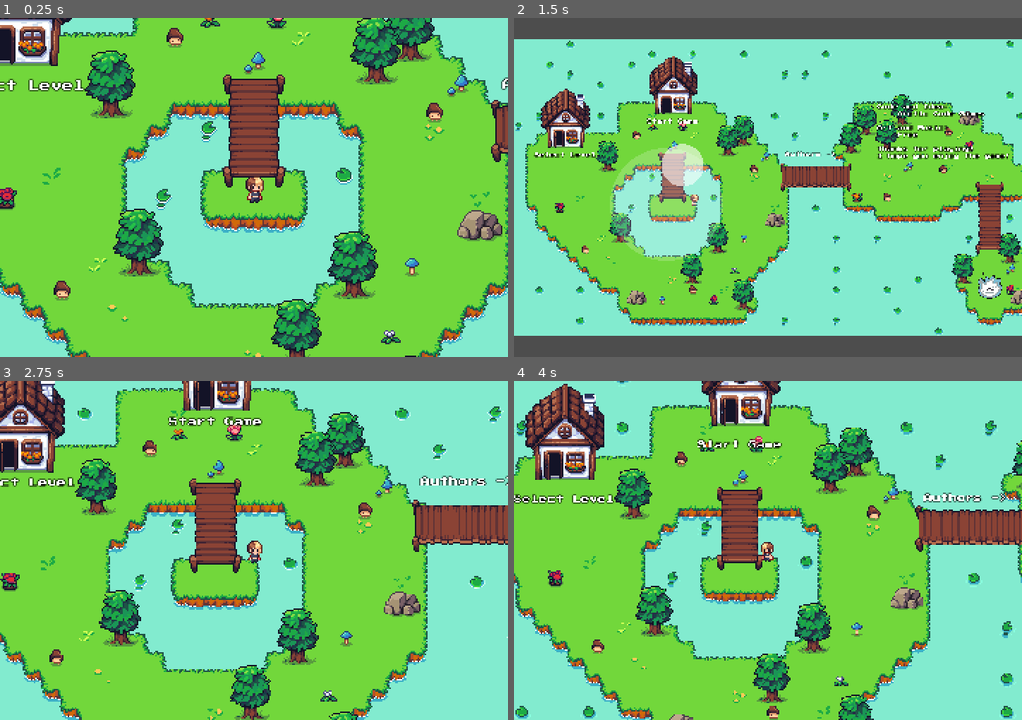
Above: before the commit, frames 1-4 (two rows, left to right).
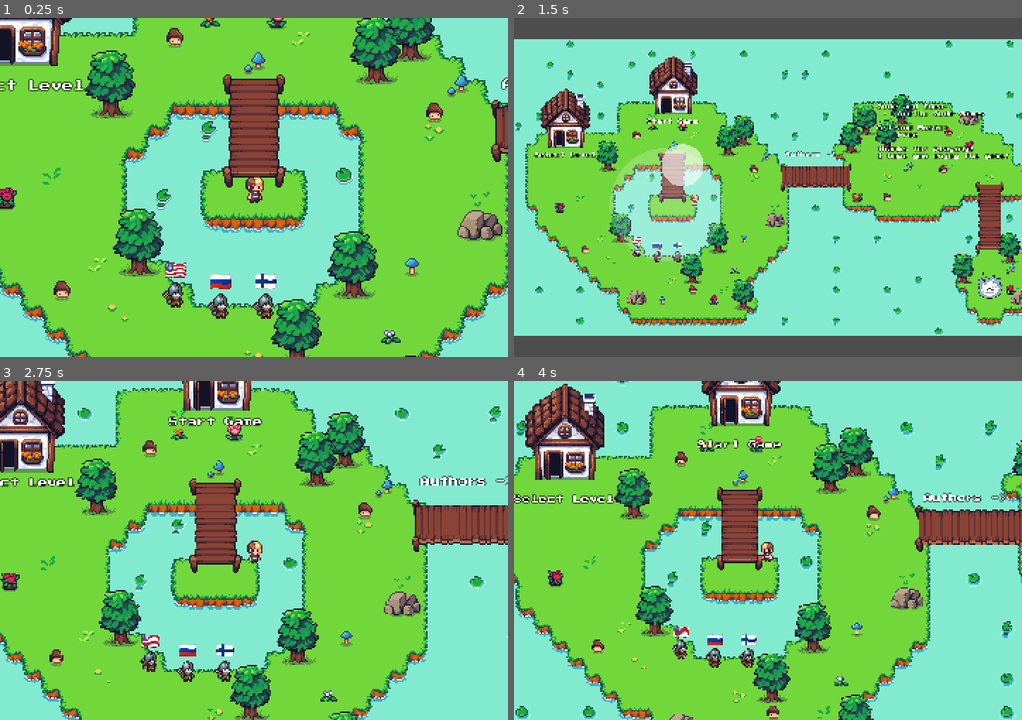
Above: after the commit, the same moments.

Repository: dmitrii-eremin/watch-your-step
Game: Godot game, scene res://scenes/levels/menu_level.tscn
Same seed, same stepped clock (60 frames per second), same inputs: the game is played once before the commit and once after it. Sound files missing from this copy of the repository are replaced by a short silence.
Inputs (mouse positions are in pixels of both pictures, inside the frame that each line leads up to):
- Up to frame 1 (0.25 s): no input
- Up to frame 2 (1.5 s): tap Enter (ui_accept) at 0.5, 0.77 s; move the mouse to (879, 170) at 0.52 s; hold Right (go_right) 0.53-1.25 s; hold F7 (look_at_whole_world) 0.53-1.25 s; click (879, 170) at 0.67 s; drag from (666, 204) to (722, 65) at 1.27 s
- Up to frame 3 (2.75 s): move the mouse to (304, 475) at 2.02 s; hold Right (go_right) from 2.03 s (still down); hold F7 (look_at_whole_world) from 2.03 s (still down)
- Up to frame 4 (4 s): release Right (go_right) at 2.75 s; release F7 (look_at_whole_world) at 2.75 s; drag from (742, 618) to (534, 465) at 2.77 s; move the mouse to (920, 601) at 3.52 s; hold Left (go_left) from 3.53 s (still down); hold F7 (look_at_whole_world) from 3.53 s (still down); tap Enter (ui_accept) at 3.77 s

The runs differ from the first frame. In frame 1, 1.2% of the frame differs, in the area x 31-55%, y 72-89%; in frame 2, 0.2%; in frame 3, 0.8%; in frame 4, 0.6%.

Commit message:
change language

Diff:
--- a/lang.csv
+++ b/lang.csv
@@ -15,3 +15,4 @@
 LEVEL_COMPLETED_WIN_ACTIONS,"Press to continue...","Нажми для продолжения...","Paina jatkaaksesi..."
 LEVEL_COMPLETED_LOST_TITLE,"You lost. Maybe next time...","Ты проиграл. Может быть, в следующий раз...","Hävisit. Ehkä seuraavalla kerralla..."
 LEVEL_COMPLETED_LOST_ACTIONS,"Press to restart...","Нажми, чтобы начать заново...","Paina aloittaaksesi uudelleen..."
+LANGUAGE_CHANGED_MESSAGE,"Language changed","Язык поменян","Kieli vaihdettu"
--- /dev/null
+++ b/scenes/language_npc.gd
@@ -0,0 +1,35 @@
+extends CharacterBody2D
+class_name LanguageNpc
+
+enum Language {
+	English,
+	Russian,
+	Finnish
+}
+
+signal language_change(lang: Language)
+
+const _flags: Dictionary = {
+	Language.English: "🇺🇸",
+	Language.Russian: "🇷🇺",
+	Language.Finnish: "🇫🇮",
+}
+
+@export var language: Language = Language.English
+
+@onready var _label := $Label
+@onready var _lang_changed := $LanguageChangedLabel
+@onready var _lang_changed_timer := $Timer
+
+func _ready() -> void:
+	_label.text = _flags[language]
+
+func _on_hit_area_body_entered(body: Node2D) -> void:
+	if not body.is_in_group(&"player"):
+		return
+	language_change.emit(language)
+	_lang_changed.show()
+	_lang_changed_timer.start()
+
+func _on_timer_timeout() -> void:
+	_lang_changed.hide()
--- /dev/null
+++ b/scenes/language_npc.tscn
@@ -0,0 +1,112 @@
+[gd_scene load_steps=14 format=3 uid="uid://ctbkmmh82e20r"]
+
+[ext_resource type="Script" uid="uid://fwqhpfmvd6om" path="res://scenes/language_npc.gd" id="1_40vkl"]
+[ext_resource type="Texture2D" uid="uid://cgiiptkua7tam" path="res://assets/sprites/characters/soldier.png" id="1_iejvt"]
+[ext_resource type="LabelSettings" uid="uid://bhlktkb5elsox" path="res://ui/hud_labels.tres" id="3_kc3pb"]
+
+[sub_resource type="AtlasTexture" id="AtlasTexture_40vkl"]
+atlas = ExtResource("1_iejvt")
+region = Rect2(0, 0, 100, 100)
+
+[sub_resource type="AtlasTexture" id="AtlasTexture_kc3pb"]
+atlas = ExtResource("1_iejvt")
+region = Rect2(100, 0, 100, 100)
+
+[sub_resource type="AtlasTexture" id="AtlasTexture_s44rx"]
+atlas = ExtResource("1_iejvt")
+region = Rect2(200, 0, 100, 100)
+
+[sub_resource type="AtlasTexture" id="AtlasTexture_hir0y"]
+atlas = ExtResource("1_iejvt")
+region = Rect2(300, 0, 100, 100)
+
+[sub_resource type="AtlasTexture" id="AtlasTexture_syo4m"]
+atlas = ExtResource("1_iejvt")
+region = Rect2(400, 0, 100, 100)
+
+[sub_resource type="AtlasTexture" id="AtlasTexture_yow6a"]
+atlas = ExtResource("1_iejvt")
+region = Rect2(500, 0, 100, 100)
+
+[sub_resource type="SpriteFrames" id="SpriteFrames_0svxj"]
+animations = [{
+"frames": [{
+"duration": 1.0,
+"texture": SubResource("AtlasTexture_40vkl")
+}, {
+"duration": 1.0,
+"texture": SubResource("AtlasTexture_kc3pb")
+}, {
+"duration": 1.0,
+"texture": SubResource("AtlasTexture_s44rx")
+}, {
+"duration": 1.0,
+"texture": SubResource("AtlasTexture_hir0y")
+}, {
+"duration": 1.0,
+"texture": SubResource("AtlasTexture_syo4m")
+}, {
+"duration": 1.0,
+"texture": SubResource("AtlasTexture_yow6a")
+}],
+"loop": true,
+"name": &"default",
+"speed": 5.0
+}]
+
+[sub_resource type="CapsuleShape2D" id="CapsuleShape2D_40vkl"]
+radius = 5.0
+height = 12.0
+
+[sub_resource type="LabelSettings" id="LabelSettings_40vkl"]
+
+[sub_resource type="RectangleShape2D" id="RectangleShape2D_40vkl"]
+size = Vector2(13, 9)
+
+[node name="LanguageNPC" type="CharacterBody2D"]
+script = ExtResource("1_40vkl")
+
+[node name="AnimatedSprite2D" type="AnimatedSprite2D" parent="."]
+position = Vector2(0, -2)
+sprite_frames = SubResource("SpriteFrames_0svxj")
+autoplay = "default"
+frame_progress = 0.18391952
+
+[node name="CollisionShape2D" type="CollisionShape2D" parent="."]
+position = Vector2(0, 3)
+rotation = 1.5707964
+shape = SubResource("CapsuleShape2D_40vkl")
+
+[node name="Label" type="Label" parent="."]
+offset_left = -8.0
+offset_top = -35.0
+offset_right = 32.0
+offset_bottom = -12.0
+text = "🇺🇸"
+label_settings = SubResource("LabelSettings_40vkl")
+
+[node name="HitArea" type="Area2D" parent="."]
+collision_layer = 3
+collision_mask = 3
+
+[node name="CollisionShape2D" type="CollisionShape2D" parent="HitArea"]
+position = Vector2(-0.5, 4.5)
+shape = SubResource("RectangleShape2D_40vkl")
+
+[node name="LanguageChangedLabel" type="Label" parent="."]
+visible = false
+z_index = 2
+offset_left = -89.0
+offset_top = 8.0
+offset_right = 103.0
+offset_bottom = 31.0
+text = "LANGUAGE_CHANGED_MESSAGE"
+label_settings = ExtResource("3_kc3pb")
+horizontal_alignment = 1
+
+[node name="Timer" type="Timer" parent="."]
+wait_time = 5.0
+one_shot = true
+
+[connection signal="body_entered" from="HitArea" to="." method="_on_hit_area_body_entered"]
+[connection signal="timeout" from="Timer" to="." method="_on_timer_timeout"]
--- a/scenes/levels/menu_level.tscn
+++ b/scenes/levels/menu_level.tscn
@@ -9,6 +9,7 @@
 [ext_resource type="PackedScene" uid="uid://dapajjda17nh" path="res://scenes/secret_npc.tscn" id="7_xvx8b"]
 [ext_resource type="PackedScene" uid="uid://b5ke8t4tm5p1c" path="res://scenes/mushroom.tscn" id="8_o3mdm"]
 [ext_resource type="AudioStream" uid="uid://253balv08mni" path="res://assets/music/menu.wav" id="9_61gwb"]
+[ext_resource type="PackedScene" uid="uid://ctbkmmh82e20r" path="res://scenes/language_npc.tscn" id="9_id2og"]
 
 [node name="MenuLevel" instance=ExtResource("1_innd5")]
 script = ExtResource("2_p36d1")
@@ -144,6 +145,17 @@
 position = Vector2(608, 51)
 free_will = true
 
+[node name="LanguageNPC_English" parent="YSortedObjects/NPC" index="8" instance=ExtResource("9_id2og")]
+position = Vector2(128, 192)
+
+[node name="LanguageNPC_Russian" parent="YSortedObjects/NPC" index="9" instance=ExtResource("9_id2og")]
+position = Vector2(160, 200)
+language = 1
+
+[node name="LanguageNPC_Finnish" parent="YSortedObjects/NPC" index="10" instance=ExtResource("9_id2og")]
+position = Vector2(192, 200)
+language = 2
+
 [node name="CollisionShape2D" parent="WorldBoundaries/left" index="0"]
 position = Vector2(-144, 136)
 
@@ -159,3 +171,6 @@
 [connection signal="player_hit" from="YSortedObjects/MushroomHouse" to="." method="_on_start_game"]
 [connection signal="player_hit" from="YSortedObjects/Houses/StartGameHouse" to="." method="_on_start_game"]
 [connection signal="player_hit" from="YSortedObjects/Houses/SelectLevelHouse" to="." method="_on_select_level_house_player_hit"]
+[connection signal="language_change" from="YSortedObjects/NPC/LanguageNPC_English" to="." method="_on_language_npc_language_change"]
+[connection signal="language_change" from="YSortedObjects/NPC/LanguageNPC_Russian" to="." method="_on_language_npc_language_change"]
+[connection signal="language_change" from="YSortedObjects/NPC/LanguageNPC_Finnish" to="." method="_on_language_npc_language_change"]
--- a/scenes/menu_level.gd
+++ b/scenes/menu_level.gd
@@ -14,3 +14,12 @@
 
 func _on_select_level_house_player_hit(_point: Node2D) -> void:
 	Transition.change_scene("res://scenes/levels/select_level.tscn")
+
+func _on_language_npc_language_change(lang: LanguageNpc.Language) -> void:
+	match lang:
+		LanguageNpc.Language.Finnish:
+			TranslationServer.set_locale("fi")
+		LanguageNpc.Language.Russian:
+			TranslationServer.set_locale("ru")
+		LanguageNpc.Language.English:
+			TranslationServer.set_locale("en")
--- a/scenes/mushroom_house.tscn
+++ b/scenes/mushroom_house.tscn
@@ -41,10 +41,12 @@
 texture = SubResource("AtlasTexture_4mnpy")
 
 [node name="AutumnSprite2D" type="Sprite2D" parent="."]
+visible = false
 position = Vector2(0, -15)
 texture = SubResource("AtlasTexture_6o8uy")
 
 [node name="WinterSprite2D" type="Sprite2D" parent="."]
+visible = false
 position = Vector2(0, -15)
 texture = SubResource("AtlasTexture_grsge")
 
@@ -77,6 +79,7 @@
 
 [node name="Label" parent="." instance=ExtResource("3_4mnpy")]
 visible = false
+z_index = 2
 offset_left = -64.0
 offset_top = 43.0
 offset_right = 64.0
Binary file added: assets/sprites/characters/soldier.png
Not shown, added: assets/sprites/characters/soldier.png.import
Not shown, added: scenes/language_npc.gd.uid
Not shown: 1 places in scenes/levels/menu_level.tscn that only renumber resources
